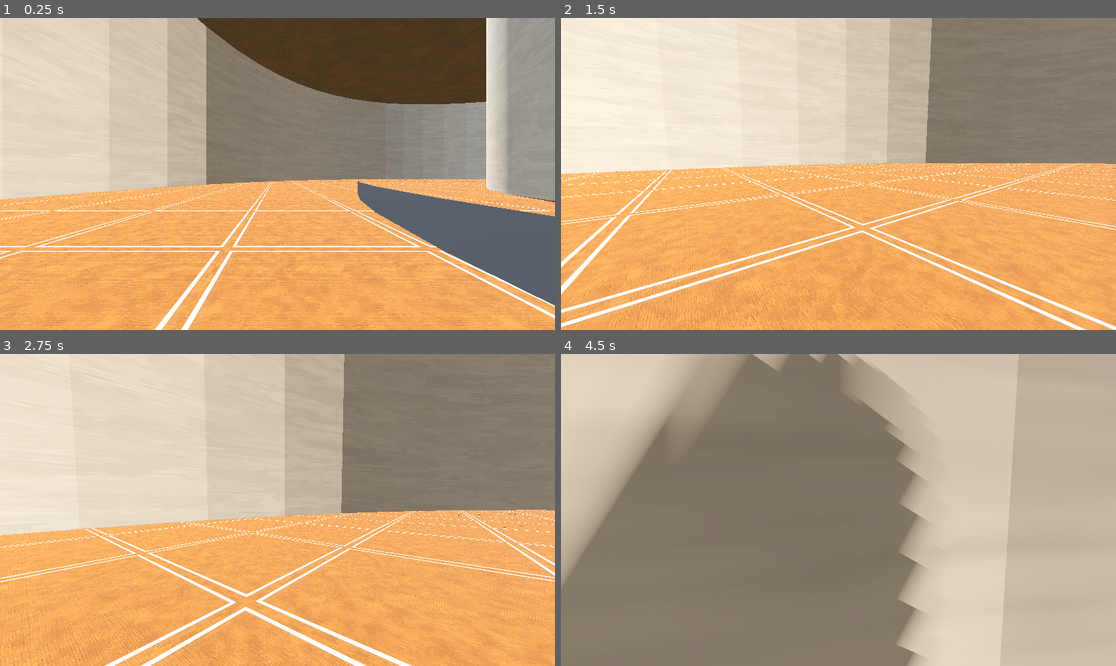
Above: before the commit, frames 1-4 (two rows, left to right).
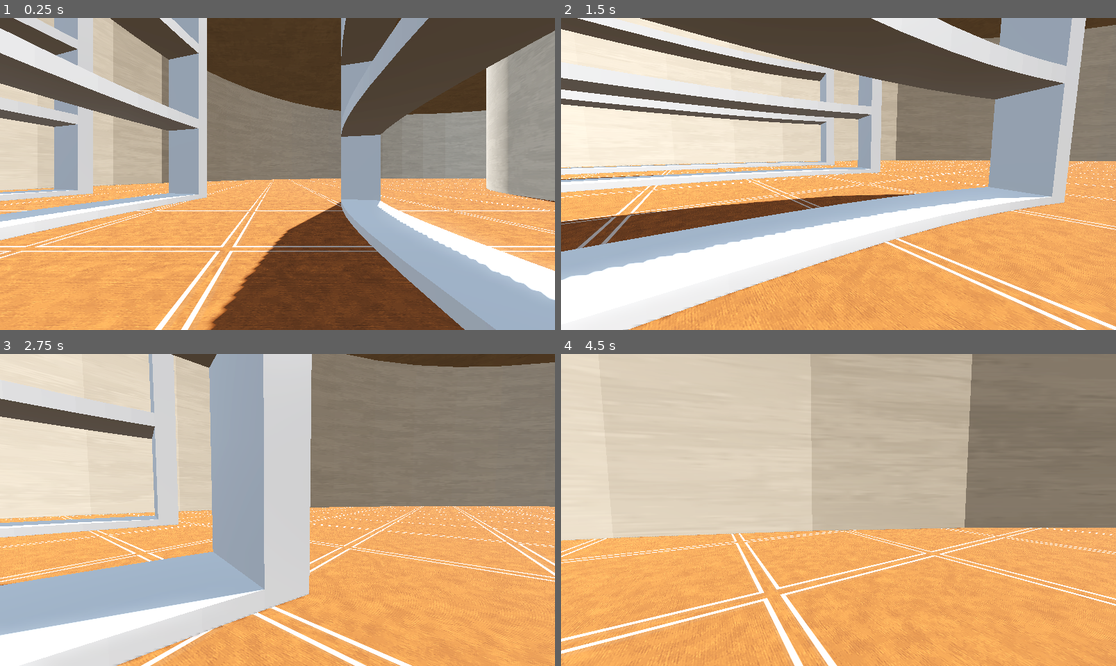
Above: after the commit, the same moments.

Repository: cjpugs/GMTK-Jam-25
Game: Godot game, scene res://scenes/levels/test-level.tscn
Two runs of this game, one before a commit and one after it. Both use one fixed random seed, a clock stepped at 60 frames per second and the inputs below. This scene is started directly instead of the project's main scene.
Inputs (mouse positions are in pixels of both pictures, inside the frame that each line leads up to):
- Up to frame 1 (0.25 s): no input
- Up to frame 2 (1.5 s): tap Enter at 0.5 s; move the mouse to (960, 158) at 0.52 s; hold Right (move_right) 0.53-1.28 s; click (960, 158) at 0.67 s; move the mouse to (810, 174) at 1.27 s; hold Up (move_forward) from 1.28 s (still down)
- Up to frame 3 (2.75 s): keep holding Up (move_forward); move the mouse to (288, 503) at 2.02 s
- Up to frame 4 (4.5 s): keep holding Up (move_forward); move the mouse to (832, 516) at 2.77 s; move the mouse to (877, 513) at 3.52 s; move the mouse to (794, 506) at 4.27 s

The runs differ from the first frame. In frame 1, 45% of the frame differs, in the area x 0-100%, y 0-100%; in frame 2, 47%; in frame 3, 33%; in frame 4, 87%.

Commit message:
added curved shelves to store level

Diff:
--- a/project.godot
+++ b/project.godot
@@ -19,6 +19,10 @@
 
 Globals="*res://globals/Globals.gd"
 TransitionScreen="*res://scenes/user-interface/transition_screen.tscn"
+
+[global_group]
+
+Enemies=""
 
 [input]
 
--- a/scenes/levels/store.tscn
+++ b/scenes/levels/store.tscn
@@ -1,8 +1,11 @@
-[gd_scene load_steps=18 format=3 uid="uid://bavk5pw8cq6lh"]
+[gd_scene load_steps=17 format=3 uid="uid://bavk5pw8cq6lh"]
 
 [ext_resource type="Texture2D" uid="uid://bfrewkjnij5sb" path="res://assets/textures/interiors/Beigewall_Texture.png" id="1_8s6uc"]
 [ext_resource type="ArrayMesh" uid="uid://wmbcs2ffhsne" path="res://assets/models/OuterWall.obj" id="1_y7kff"]
 [ext_resource type="Texture2D" uid="uid://du2ey5fmkfg4p" path="res://assets/textures/interiors/Rug2_Texture.png" id="2_njto3"]
+[ext_resource type="PackedScene" uid="uid://c6agy6xl25lyi" path="res://assets/models/CurvedShelf50.glb" id="5_apukm"]
+[ext_resource type="PackedScene" uid="uid://8qk2u01ghbyh" path="res://assets/models/CurvedShelf60.glb" id="5_b0hbt"]
+[ext_resource type="PackedScene" uid="uid://d1xdtbb4pi4n5" path="res://assets/models/CurvedShelf40.glb" id="5_m4iqm"]
 
 [sub_resource type="PlaneMesh" id="PlaneMesh_m4iqm"]
 
@@ -41,26 +44,6 @@
 
 [sub_resource type="ConcavePolygonShape3D" id="ConcavePolygonShape3D_y7kff"]
 data = PackedVector3Array(3.9203, -8, -39.8083, -0.0006, -8, -40, 3.9203, 8, -39.8083, 3.9203, 8, -39.8083, -0.0006, -8 …(16063 unchanged characters)…
-
-[sub_resource type="CylinderMesh" id="CylinderMesh_njto3"]
-top_radius = 40.0
-bottom_radius = 40.0
-cap_top = false
-
-[sub_resource type="CylinderMesh" id="CylinderMesh_8s6uc"]
-top_radius = 45.0
-bottom_radius = 45.0
-cap_top = false
-
-[sub_resource type="CylinderMesh" id="CylinderMesh_m4iqm"]
-top_radius = 50.0
-bottom_radius = 50.0
-cap_top = false
-
-[sub_resource type="CylinderMesh" id="CylinderMesh_b0hbt"]
-top_radius = 55.0
-bottom_radius = 55.0
-cap_top = false
 
 [node name="Store" type="Node3D"]
 
@@ -101,29 +84,19 @@
 transform = Transform3D(1, 0, 0, 0, 1, 0, 0, 0, 1, 0, 11, 0)
 
 [node name="OuterWallMesh" type="MeshInstance3D" parent="OuterWall"]
-transform = Transform3D(1.5, 0, 0, 0, 1.5, 0, 0, 0, 1.5, 0, 0, 0)
+transform = Transform3D(1.75, 0, 0, 0, 1.75, 0, 0, 0, 1.75, 0, 0, 0)
 mesh = ExtResource("1_y7kff")
 skeleton = NodePath("../..")
 surface_material_override/0 = SubResource("StandardMaterial3D_8s6uc")
 
 [node name="CollisionShape3D2" type="CollisionShape3D" parent="OuterWall"]
-transform = Transform3D(1.5, 0, 0, 0, 1.5, 0, 0, 0, 1.5, 0, 0, 0)
+transform = Transform3D(1.75, 0, 0, 0, 1.75, 0, 0, 0, 1.75, 0, 0, 0)
 shape = SubResource("ConcavePolygonShape3D_y7kff")
 
 [node name="Shelving Lanes" type="Node" parent="."]
 
-[node name="40m Raius Lane" type="MeshInstance3D" parent="Shelving Lanes"]
-mesh = SubResource("CylinderMesh_njto3")
-skeleton = NodePath("")
+[node name="CurvedShelf40" parent="Shelving Lanes" instance=ExtResource("5_m4iqm")]
 
-[node name="45m Radius Lane" type="MeshInstance3D" parent="Shelving Lanes"]
-mesh = SubResource("CylinderMesh_8s6uc")
-skeleton = NodePath("")
+[node name="CurvedShelf50" parent="Shelving Lanes" instance=ExtResource("5_apukm")]
 
-[node name="50m Radius Lane" type="MeshInstance3D" parent="Shelving Lanes"]
-mesh = SubResource("CylinderMesh_m4iqm")
-skeleton = NodePath("")
-
-[node name="55m Radius Lane" type="MeshInstance3D" parent="Shelving Lanes"]
-mesh = SubResource("CylinderMesh_b0hbt")
-skeleton = NodePath("")
+[node name="CurvedShelf60" parent="Shelving Lanes" instance=ExtResource("5_b0hbt")]
Binary file added: assets/models/CurvedShelf40.glb
Not shown, added: assets/models/CurvedShelf40.glb.import
Binary file added: assets/models/CurvedShelf50.glb
Not shown, added: assets/models/CurvedShelf50.glb.import
Binary file added: assets/models/CurvedShelf60.glb
Not shown, added: assets/models/CurvedShelf60.glb.import
